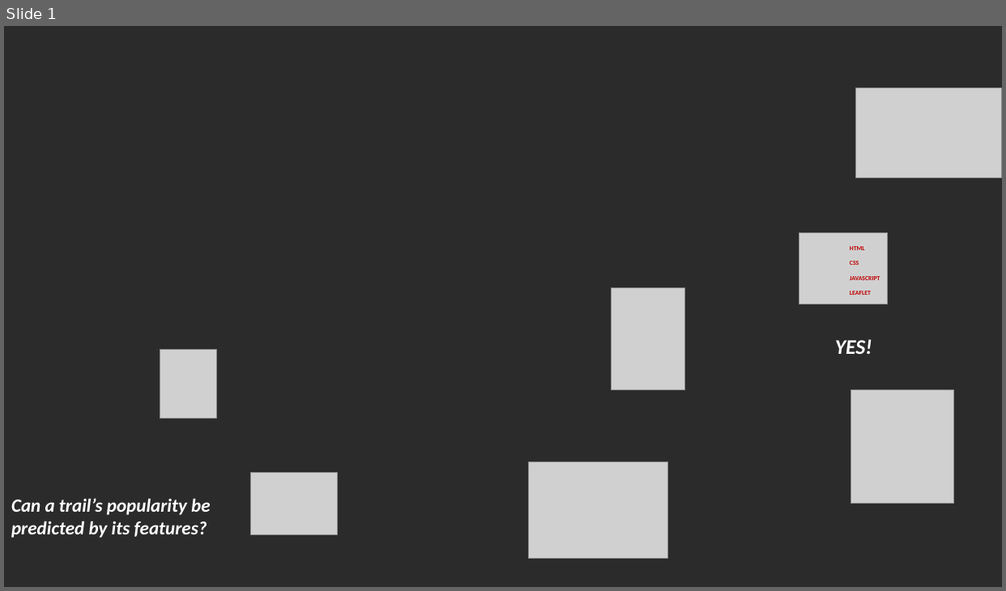
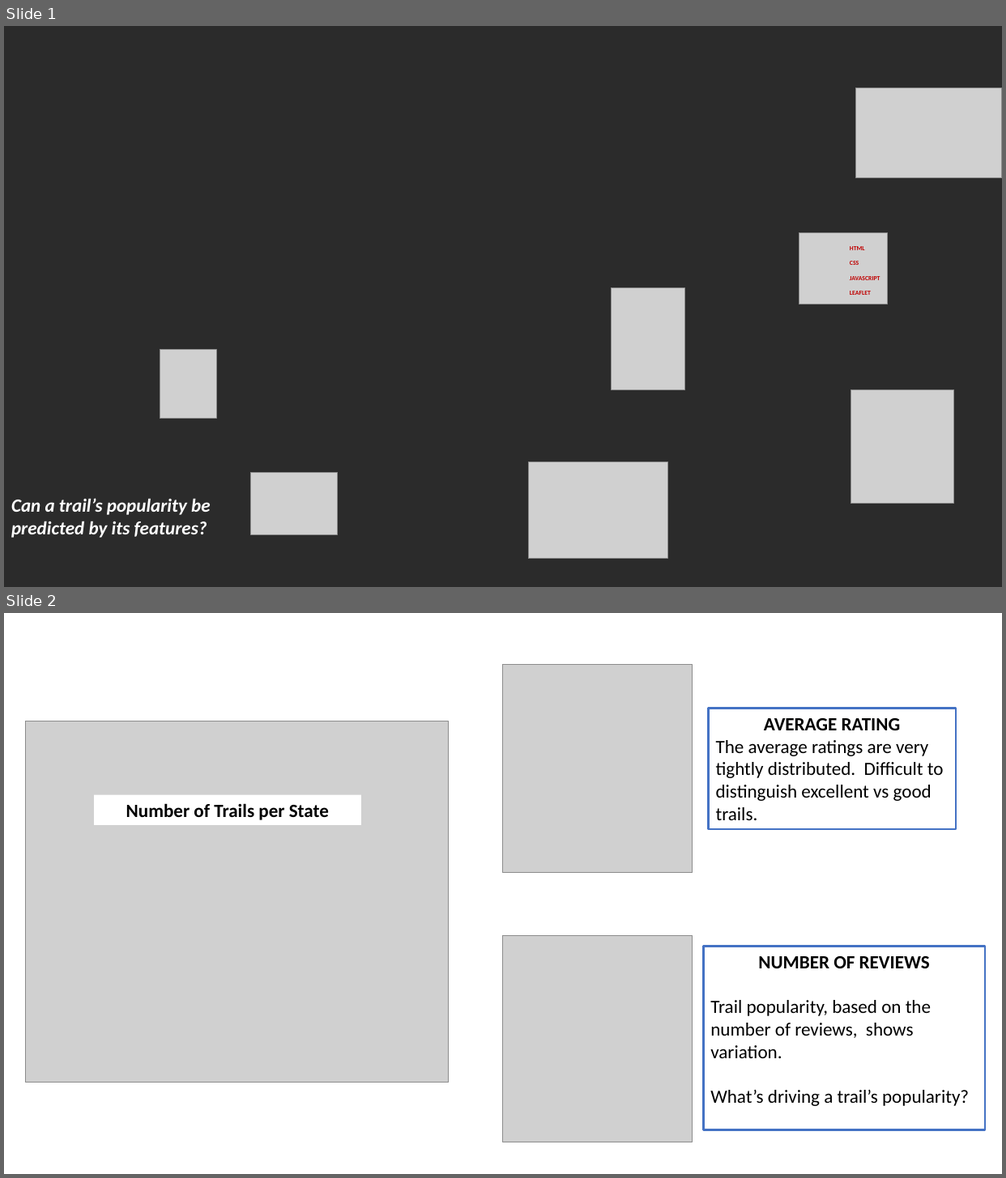
Before and after one commit to jgoeman/Jog-Your-Memory, a slide deck: Our Journey.pptx. Shown one above the other, each under a label of ours: slide 1 before the commit, slides 1 and 2 after it. The pictures are 1006x591 and 1006x1178 pixels, drawn with LibreOffice and Linux fonts; fonts in the diff are those of the drawing; grey boxes stand for pictures; background and template pictures are left out; a plain dark background stands for a picture behind light text. Boxes give left, top, right and bottom in pixels: in the first picture for what was removed or moved away, otherwise in the second. Text is boxed around its words. In the diff, an @@ line names an element or a change of style, - is before the commit and + after.

```diff
--- a/Our Journey.pptx
+++ b/Our Journey.pptx
@@ slide 2 added at (4, 613, 1002, 1174), background picture (left out) @@
@@ picture added at (503, 665, 692, 873) @@
@@ rectangle added at (709, 708, 957, 829), fill #FFFFFF, outline #4472C4 2 pt, 18 pt, text #000000 @@
+AVERAGE RATING
+The average ratings are very tightly distributed. Difficult to distinguish excellent vs good trails.
@@ picture added at (26, 722, 449, 1083) @@
@@ rectangle added at (94, 795, 361, 825), fill #FFFFFF, 18 pt, text #000000, bold @@
+Number of Trails per State
@@ picture added at (503, 935, 692, 1142) @@
@@ rectangle added at (703, 947, 986, 1131), fill #FFFFFF, outline #4472C4 2 pt, 18 pt, text #000000 @@
+NUMBER OF REVIEWS
+Trail popularity, based on the number of reviews, shows variation.
+What’s driving a trail’s popularity?
@@ slide 1 changed as well @@
@@ text removed at (835, 339, 872, 354) @@
-YES!
```
Also in this commit, not shown: 1 other slide added, 2 slides removed, 3 other files.
